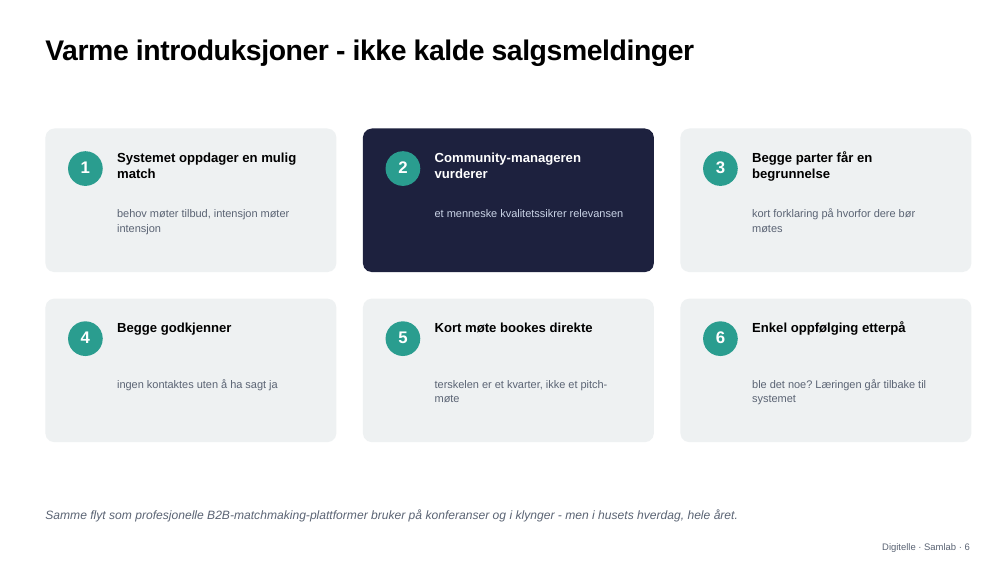
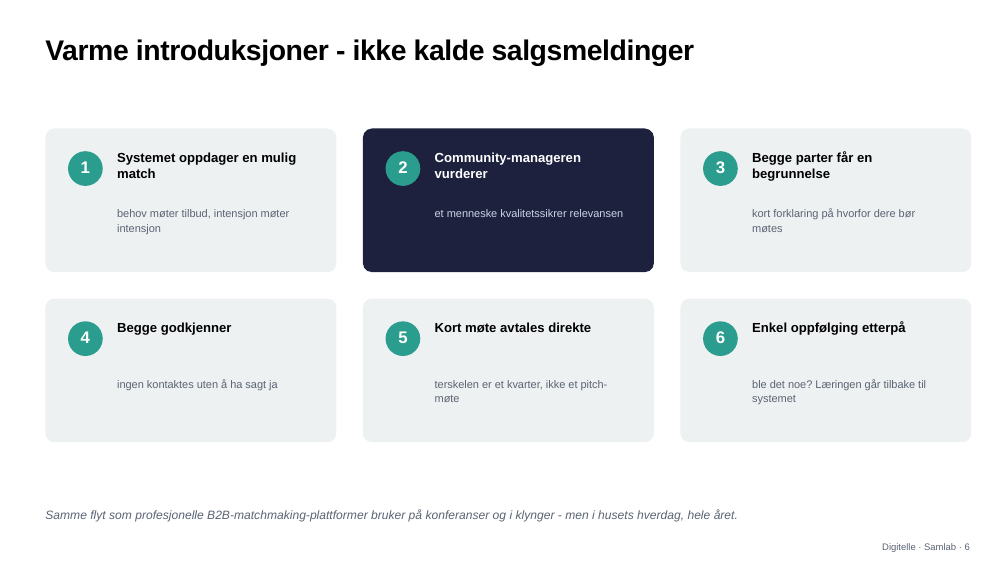
Before and after one commit to kaelsense/samlab, a slide deck: slide 6 of samlabpitch.pptx. Drawn at 1008x567 pixels with LibreOffice and Linux fonts; fonts in the diff are those of the drawing. Boxes give left, top, right and bottom in pixels: in the first picture for what was removed or moved away, otherwise in the second. Text is boxed around its words. In the diff, an @@ line names an element or a change of style, - is before the commit and + after.

```diff
--- a/samlabpitch.pptx
+++ b/samlabpitch.pptx
@@ text at (x1=435, y1=322, x2=591, y2=333): text changed @@
-Kort møte bookes direkte
+Kort møte avtales direkte
```
Also in this commit, not shown: 3 other slides changed, 1 other file.
